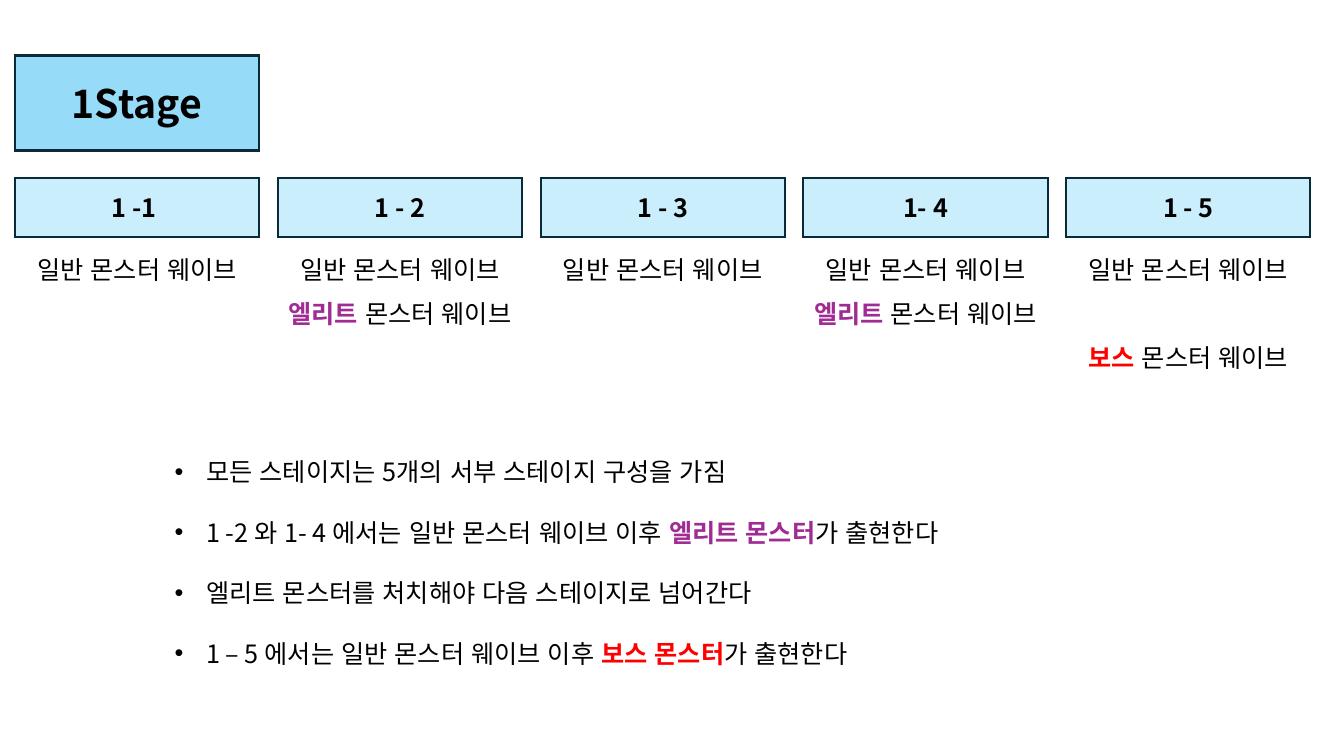
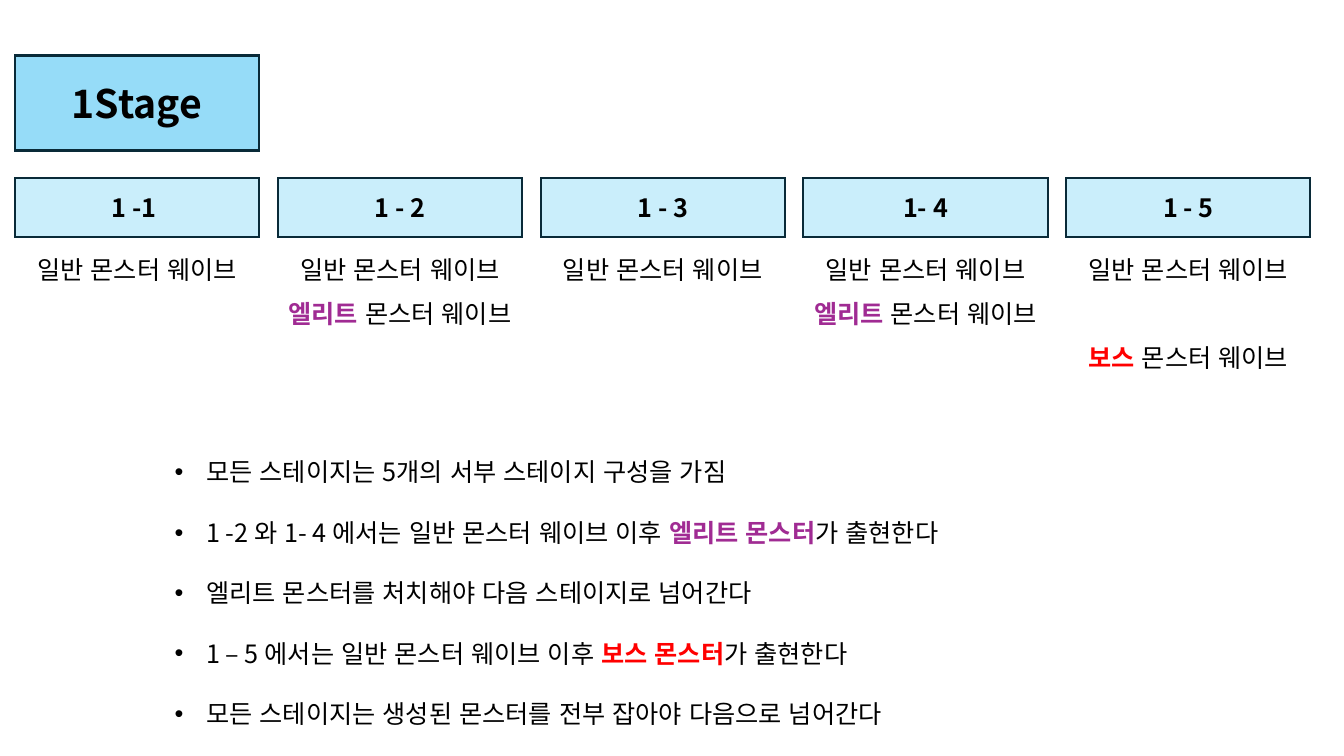
Before and after one commit to ikarijaeyoung/Project_SkyPower, a slide deck: slide 2 of Project_Design/백승헌/전투기획.pptx. Drawn at 1344x756 pixels with LibreOffice and Linux fonts; fonts in the diff are those of the drawing. Boxes give left, top, right and bottom in pixels: in the first picture for what was removed or moved away, otherwise in the second. Text is boxed around its words. In the diff, an @@ line names an element or a change of style, - is before the commit and + after.

```diff
--- a/Project_Design/백승헌/전투기획.pptx
+++ b/Project_Design/백승헌/전투기획.pptx
@@ text at [206, 702, 882, 725]: paragraph added @@
+• 모든 스테이지는 생성된 몬스터를 전부 잡아야 다음으로 넘어간다
```
Also in this commit, not shown: 9 other slides changed, 6 slides removed.
